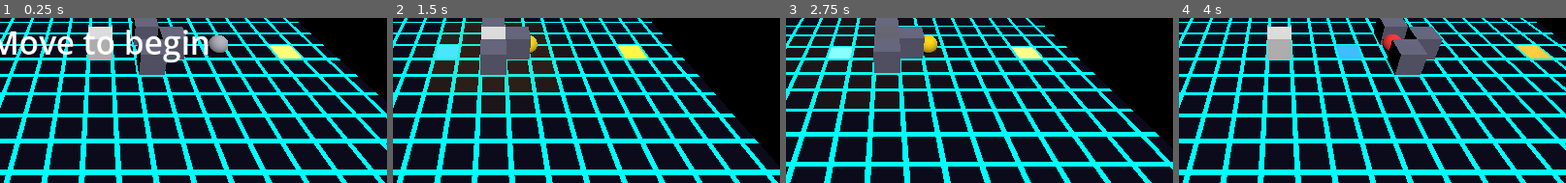
Above: before the commit, frames 1-4 (left to right).
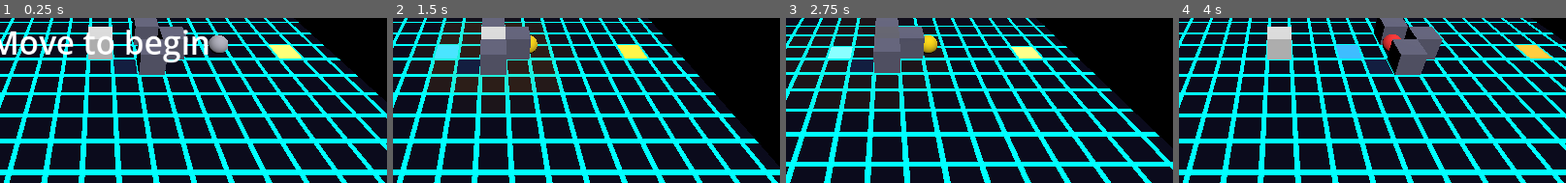
Above: after the commit, the same moments.

Repository: StevenLong/cube
Game: Godot game, scene res://main.tscn
Two runs of this game, one before a commit and one after it. Both use one fixed random seed, a clock stepped at 60 frames per second and the inputs below.
Inputs:
- Up to frame 1 (0.25 s): no input
- Up to frame 2 (1.5 s): tap Enter at 0.5 s; hold Right (move_right) 0.53-1.28 s; hold V (blend) 0.53-1.28 s; hold C (extend_depth_back) from 1.28 s (still down); tap V (blend) at 1.35 s
- Up to frame 3 (2.75 s): tap Space (dodge) at 2 s; release C (extend_depth_back) at 2.03 s; hold Right (move_right) from 2.03 s (still down); hold V (blend) from 2.03 s (still down); tap F (camera_tilt_down) at 2.1 s
- Up to frame 4 (4 s): release Right (move_right) at 2.78 s; release V (blend) at 2.78 s; hold Q (extend_depth_fwd) 2.78-3.53 s; tap R (camera_tilt_up) at 2.85 s; tap V (blend) at 3.05, 3.8 s; tap Enter at 3.5 s; hold Left (move_left) from 3.53 s (still down); hold Space (dodge) from 3.53 s (still down)
The pictures show only the part of the screen within x 37-87%, y 27-77%; the shares and areas given below are measured in that part.

The runs differ from the first frame. In frame 1, 0.5% of the frame differs, in the area x 29-36%, y 25-34%; in frame 2, 0.5%; in frame 3, 0.4%; in frame 4, 0.5%, in the area x 47-56%, y 25-34%.

Commit message:
Ink puddle and side marking: face tracking on tumble, splash on contact
Adds logical orientation tracking (_orient: Basis, quantized at each
tumble end to prevent drift) and a 6-bool face_marks array. Player's
DetectionArea now also detects puddles (layer 16); _on_contact filters
to reload only on enemy contact. Puddle overlap is counted via
area_entered/exited signals on puddles in the ink_puddles group.

At tumble end, if currently over a puddle, the down face (computed
from _orient) is marked and a generated splash sound plays. Whole-cube
tint shows when any face is marked; per-face visualisation comes later.

One puddle placed at grid (1, 1) on the south detour path.

Diff:
--- a/main.tscn
+++ b/main.tscn
@@ -58,6 +58,17 @@
 [sub_resource type="BoxShape3D" id="BoxShape3D_EndArea"]
 size = Vector3(0.9, 0.5, 0.9)
 
+[sub_resource type="PlaneMesh" id="PlaneMesh_Puddle"]
+size = Vector2(0.9, 0.9)
+
+[sub_resource type="StandardMaterial3D" id="StandardMaterial3D_Ink"]
+albedo_color = Color(0.1, 0.15, 0.3, 1)
+metallic = 0.2
+roughness = 0.3
+
+[sub_resource type="BoxShape3D" id="BoxShape3D_Puddle"]
+size = Vector3(0.85, 0.5, 0.85)
+
 [node name="Node3D" type="Node3D" unique_id=1563203234]
 
 [node name="WorldEnvironment" type="WorldEnvironment" parent="."]
@@ -76,13 +87,15 @@
 
 [node name="StepSound" type="AudioStreamPlayer" parent="Player"]
 
+[node name="SplashSound" type="AudioStreamPlayer" parent="Player"]
+
 [node name="MeshInstance3D" type="MeshInstance3D" parent="Player"]
 mesh = SubResource("BoxMesh_1")
 surface_material_override/0 = SubResource("StandardMaterial3D_1")
 
 [node name="DetectionArea" type="Area3D" parent="Player"]
 collision_layer = 2
-collision_mask = 4
+collision_mask = 20
 
 [node name="CollisionShape3D" type="CollisionShape3D" parent="Player/DetectionArea"]
 shape = SubResource("BoxShape3D_1")
@@ -254,3 +267,15 @@
 text = "Press any key to restart"
 horizontal_alignment = 1
 theme_override_font_sizes/font_size = 18
+
+[node name="Puddle" type="MeshInstance3D" parent="."]
+transform = Transform3D(1, 0, 0, 0, 1, 0, 0, 0, 1, 1, 0.01, 1)
+mesh = SubResource("PlaneMesh_Puddle")
+surface_material_override/0 = SubResource("StandardMaterial3D_Ink")
+
+[node name="Area3D" type="Area3D" parent="Puddle" groups=["ink_puddles"]]
+collision_layer = 16
+collision_mask = 2
+
+[node name="CollisionShape3D" type="CollisionShape3D" parent="Puddle/Area3D"]
+shape = SubResource("BoxShape3D_Puddle")
--- a/player.gd
+++ b/player.gd
@@ -14,12 +14,25 @@
 const FOCUS_SMOOTH_RATE := 25.0
 const COLOR_NORMAL := Color(0.9, 0.9, 0.9)
 const COLOR_BLENDING := Color(0.4, 0.4, 0.45)
+const COLOR_MARKED := Color(0.25, 0.35, 0.55)
 
 const EXT_LEFT  := 0
 const EXT_RIGHT := 1
 const EXT_FWD   := 2
 const EXT_BACK  := 3
 const EXT_UP    := 4
+
+# Face IDs map cube-local axis directions to indices 0-5.
+# Used to track which physical face is in contact with ground/puddles.
+const FACE_X_POS := 0
+const FACE_X_NEG := 1
+const FACE_Y_POS := 2
+const FACE_Y_NEG := 3
+const FACE_Z_POS := 4
+const FACE_Z_NEG := 5
+
+const LAYER_ENEMY := 4
+const LAYER_PUDDLE := 16
 
 var grid_pos := Vector2i(0, 0)
 var _tumbling := false
@@ -44,8 +57,12 @@
 var _player_material: StandardMaterial3D
 var _waves: Array = []
 var _box_mesh: BoxMesh
+var _face_marks: Array[bool] = [false, false, false, false, false, false]
+var _puddle_overlap_count: int = 0
+var _orient: Basis = Basis.IDENTITY
 
 @onready var _step_player: AudioStreamPlayer = $StepSound
+@onready var _splash_player: AudioStreamPlayer = $SplashSound
 @onready var _mesh_instance: MeshInstance3D = $MeshInstance3D
 @onready var _move_cast: ShapeCast3D = $MoveCast
 @onready var _detection_area: Area3D = $DetectionArea
@@ -68,6 +85,7 @@
 
 func _ready() -> void:
 	_step_player.stream = _make_step_sound()
+	_splash_player.stream = _make_splash_sound()
 	_ground_material = get_node("../Ground/MeshInstance3D").get_surface_override_material(0)
 	_box_mesh = _mesh_instance.mesh.duplicate() as BoxMesh
 	_mesh_instance.mesh = _box_mesh
@@ -75,10 +93,24 @@
 	_mesh_instance.set_surface_override_material(0, _player_material)
 	_smoothed_focus = _mesh_instance.global_position
 	_detection_area.area_entered.connect(_on_contact)
-
-
-func _on_contact(_area: Area3D) -> void:
-	get_tree().reload_current_scene.call_deferred()
+	for puddle in get_tree().get_nodes_in_group("ink_puddles"):
+		puddle.area_entered.connect(_on_puddle_entered)
+		puddle.area_exited.connect(_on_puddle_exited)
+
+
+func _on_contact(area: Area3D) -> void:
+	if (area.collision_layer & LAYER_ENEMY) != 0:
+		get_tree().reload_current_scene.call_deferred()
+
+
+func _on_puddle_entered(area: Area3D) -> void:
+	if area == _detection_area:
+		_puddle_overlap_count += 1
+
+
+func _on_puddle_exited(area: Area3D) -> void:
+	if area == _detection_area:
+		_puddle_overlap_count -= 1
 
 
 func _can_move(delta_world: Vector3) -> bool:
@@ -337,8 +369,10 @@
 			_tumbling = false
 			position = Vector3(grid_pos.x, 0.5, grid_pos.y)
 			basis = Basis.IDENTITY
+			_orient = _quantize_basis(Basis(_axis, _angle) * _orient)
 			_ext = _pending_ext
 			_play_step(TUMBLE_DURATION / per_cell)
+			_check_ink_contact()
 			tumble_finished.emit()
 		_update_mesh()
 		return
@@ -365,7 +399,7 @@
 	# Blend: while button held and 3+ sides covered, the player is undetectable
 	# and movement is blocked (committing to the spot).
 	is_blending = Input.is_action_pressed("blend") and _count_covered_sides() >= 3
-	_player_material.albedo_color = COLOR_BLENDING if is_blending else COLOR_NORMAL
+	_player_material.albedo_color = _current_color()
 
 	if is_blending:
 		_update_mesh()
@@ -380,6 +414,87 @@
 		_begin_tumble(_pick_dir(move))
 
 	_update_mesh()
+
+
+func _check_ink_contact() -> void:
+	if _puddle_overlap_count <= 0:
+		return
+	var face: int = _down_face_id()
+	if _face_marks[face]:
+		return
+	_face_marks[face] = true
+	_splash_player.play()
+
+
+func _down_face_id() -> int:
+	# Use logical _orient (not visual basis) so face tracking persists across
+	# tumbles even though the visual mesh snaps back to identity at rest.
+	var local_down: Vector3 = _orient.inverse() * Vector3.DOWN
+	return _dir_to_face_id(local_down)
+
+
+func _dir_to_face_id(d: Vector3) -> int:
+	if d.x > 0.5: return FACE_X_POS
+	if d.x < -0.5: return FACE_X_NEG
+	if d.y > 0.5: return FACE_Y_POS
+	if d.y < -0.5: return FACE_Y_NEG
+	if d.z > 0.5: return FACE_Z_POS
+	return FACE_Z_NEG
+
+
+func _quantize_basis(b: Basis) -> Basis:
+	# Snap each rotated axis to its nearest cardinal direction so accumulated
+	# float drift across many tumbles doesn't compound.
+	return Basis(
+		_snap_to_cardinal(b * Vector3.RIGHT),
+		_snap_to_cardinal(b * Vector3.UP),
+		_snap_to_cardinal(b * Vector3.BACK)
+	)
+
+
+func _snap_to_cardinal(v: Vector3) -> Vector3:
+	var ax := absf(v.x)
+	var ay := absf(v.y)
+	var az := absf(v.z)
+	if ax >= ay and ax >= az:
+		return Vector3(signf(v.x), 0.0, 0.0)
+	if ay >= az:
+		return Vector3(0.0, signf(v.y), 0.0)
+	return Vector3(0.0, 0.0, signf(v.z))
+
+
+func _any_marked() -> bool:
+	for m in _face_marks:
+		if m:
+			return true
+	return false
+
+
+func _current_color() -> Color:
+	if is_blending:
+		return COLOR_BLENDING
+	if _any_marked():
+		return COLOR_MARKED
+	return COLOR_NORMAL
+
+
+static func _make_splash_sound() -> AudioStreamWAV:
+	var rate := 44100
+	var samples := 4096
+	var stream := AudioStreamWAV.new()
+	stream.format = AudioStreamWAV.FORMAT_16_BITS
+	stream.mix_rate = rate
+	stream.stereo = false
+	var data := PackedByteArray()
+	data.resize(samples * 2)
+	for i in samples:
+		var env := exp(-float(i) / 800.0)
+		var freq: float = 200.0 - float(i) / float(samples) * 100.0
+		var val := int(sin(float(i) * TAU * freq / float(rate)) * env * 32767.0)
+		data[i * 2] = val & 0xFF
+		data[i * 2 + 1] = (val >> 8) & 0xFF
+	stream.data = data
+	return stream
 
 
 static func _make_step_sound() -> AudioStreamWAV:
